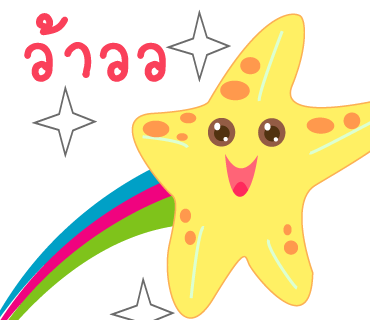
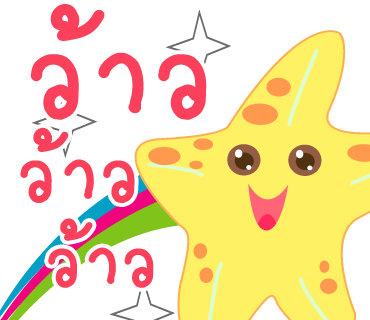
The second 370×320 image is a revision of the first. Changes to its layers:
added layer "ว้าว" (1st of 3) above "ว้าว" over [48, 218, 154, 288]
added layer "ว้าว" (2nd of 3) above "ว้าว" over [20, 127, 135, 203]
renamed "ว้าวว" to "ว้าว", moved it above "Vector Smart Object", painted on it over [24, 4, 207, 120]
painted on "Vector Smart Object" (1st of 2) over [131, 13, 370, 320]
